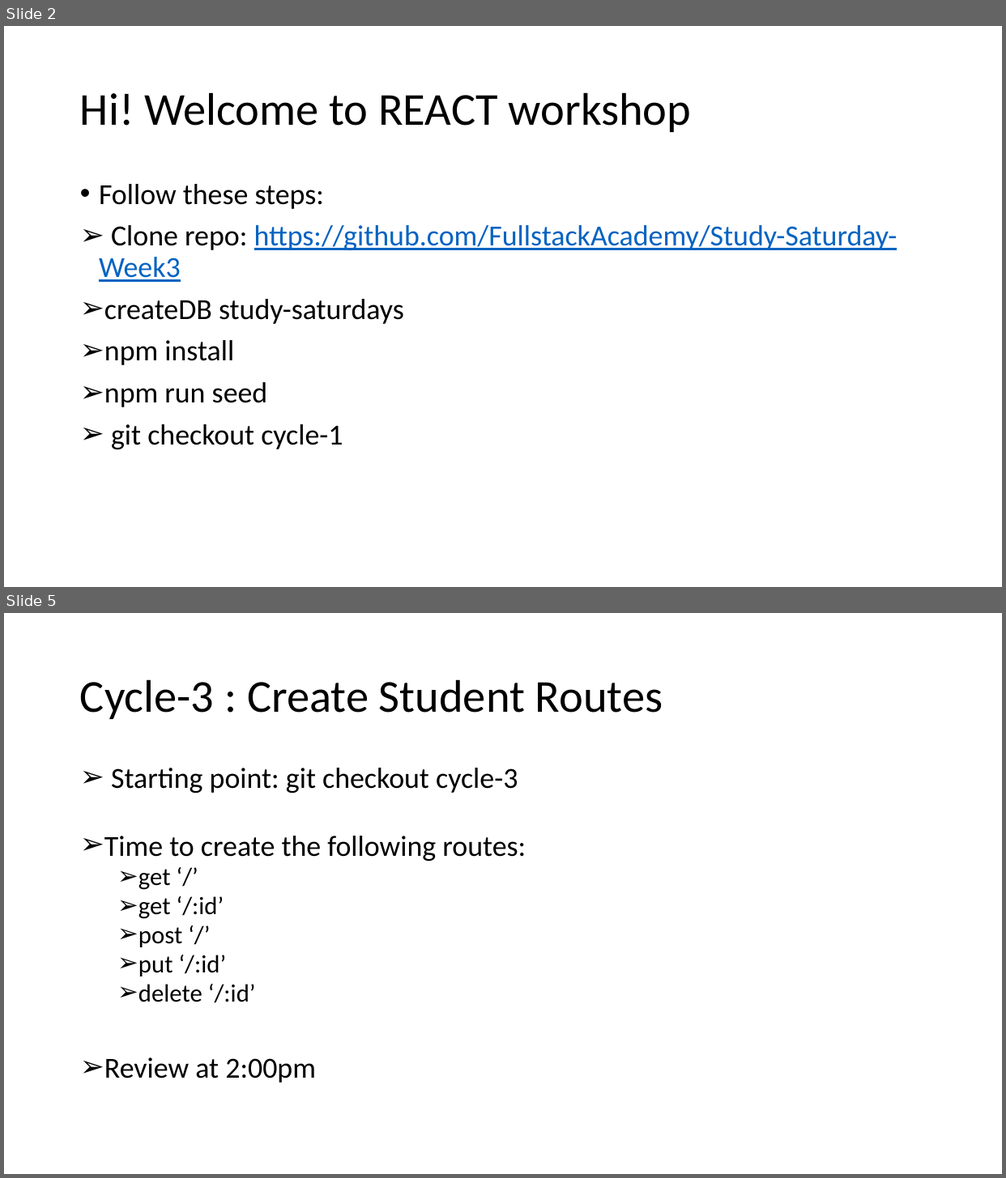
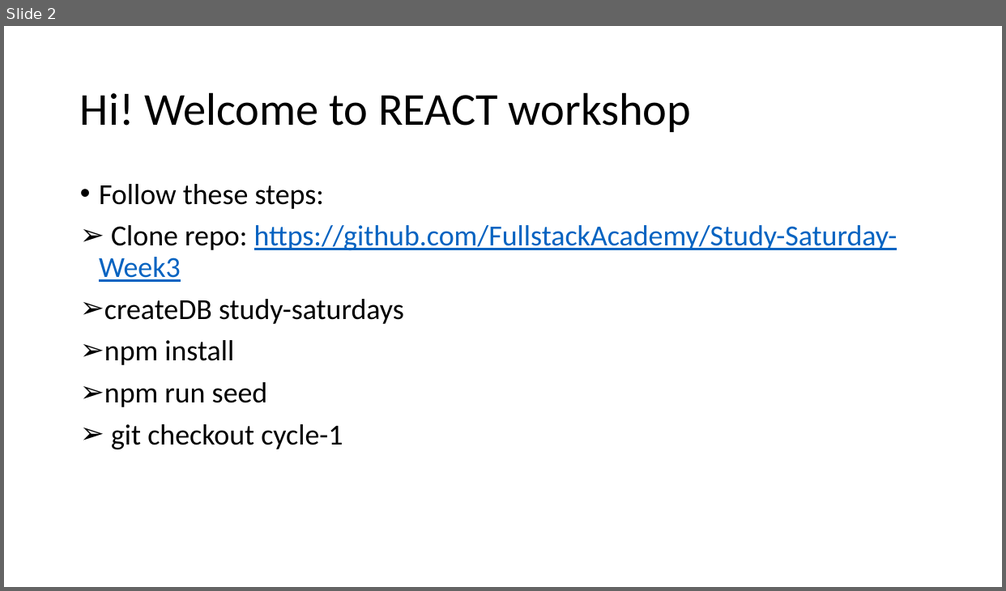
Before and after one commit to FullstackAcademy/Study-Saturday-React, a slide deck: Study Staurday - w3.pptx. Shown one above the other, each under a label of ours: slides 2 and 5 before the commit, slide 2 after it; the slides between them are not shown. The pictures are 1006x1178 and 1006x591 pixels, drawn with LibreOffice and Linux fonts; fonts in the diff are those of the drawing. Boxes give left, top, right and bottom in pixels: in the first picture for what was removed or moved away, otherwise in the second. Text is boxed around its words. In the diff, an @@ line names an element or a change of style, - is before the commit and + after.

Commit message:
added student list react component

```diff
--- a/Study Staurday - w3.pptx
+++ b/Study Staurday - w3.pptx
@@ slide 5 removed at [4, 613, 1002, 1174], background #FFFFFF @@
@@ title removed at [80, 679, 663, 719] @@
-Cycle-3 : Create Student Routes
@@ text removed at [104, 768, 526, 1083] @@
-➢ Starting point: git checkout cycle-3
-➢ Time to create the following routes:
-  ➢ get ‘/’
-  ➢ get ‘/:id’
-  ➢ post ‘/’
-  ➢ put ‘/:id’
-  ➢ delete ‘/:id’
-➢ Review at 2:00pm
```
Also in this commit, not shown: 2 slides changed, 6 other files.
